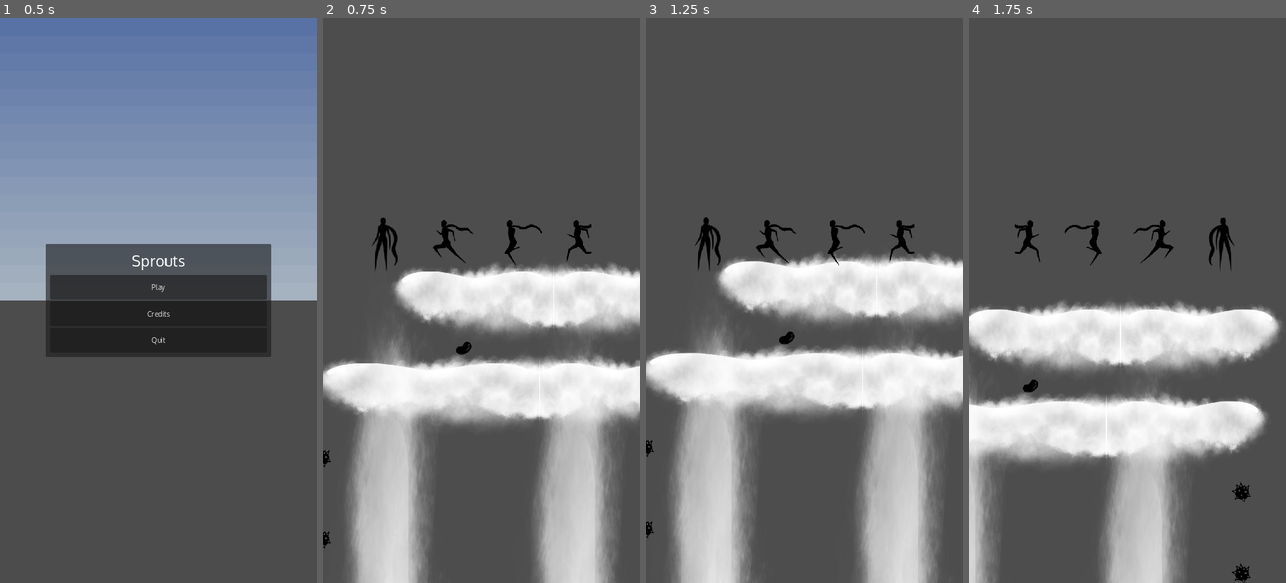
Above: before the commit, frames 1-4 (left to right).
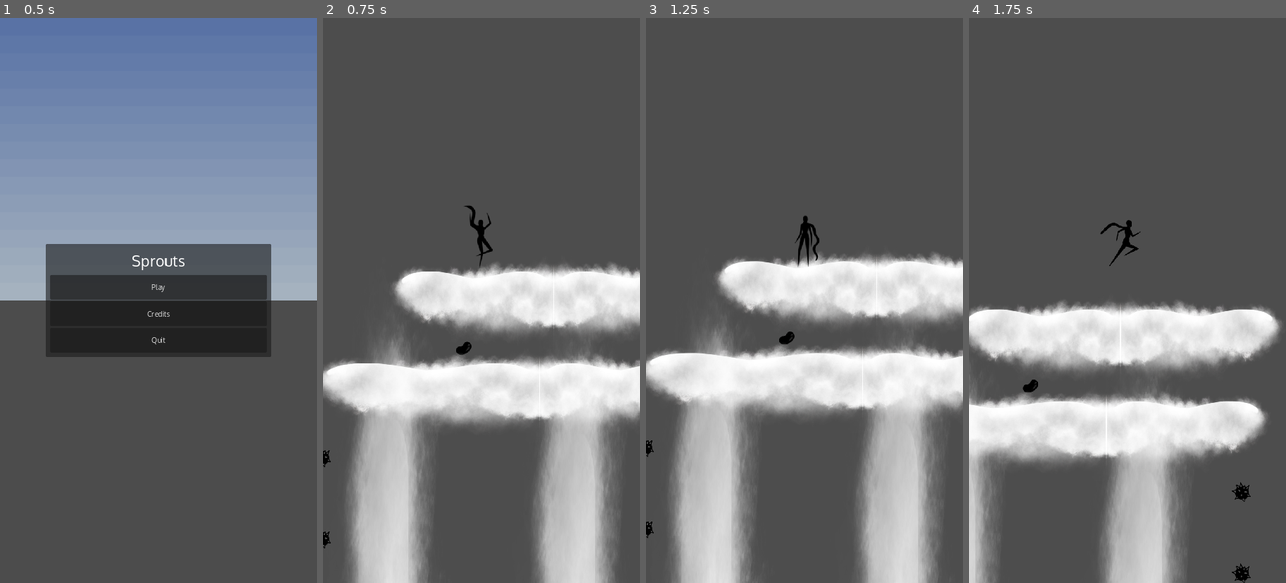
Above: after the commit, the same moments.

Repository: TylerPelaez/Sprouts
Game: Godot game, scene res://Levels/Main_Menu.tscn
Same seed, same stepped clock (60 frames per second), same inputs: the game is played once before the commit and once after it. A sky picture missing from this copy of the repository is replaced by a grey-blue gradient.
Inputs:
- Up to frame 1 (0.5 s): no input
- Up to frame 2 (0.75 s): click "Play" at 0.5 s
- Up to frame 3 (1.25 s): no input
- Up to frame 4 (1.75 s): tap Enter at 1.25 s; hold D (Right) from 1.28 s (still down); tap Space (Jump) at 1.35, 1.52 s

Frame 1 is identical in both runs. In frame 2, 1.1% of the frame differs, in the area x 15-85%, y 33-45%; in frame 3, 1.1%, in the area x 15-85%, y 35-45%; in frame 4, 1.1%.

Commit message:
Add more player animations

Diff:
--- a/Prefabs/Player.tscn
+++ b/Prefabs/Player.tscn
@@ -1,8 +1,88 @@
-[gd_scene load_steps=21 format=3 uid="uid://choy0l144t1hi"]
+[gd_scene load_steps=46 format=3 uid="uid://choy0l144t1hi"]
 
 [ext_resource type="Script" path="res://Scripts/Player.gd" id="1_3wg1m"]
 [ext_resource type="Texture2D" uid="uid://c7p0ipdr5hvp3" path="res://Art/Player/RunSheet.png" id="2_y3cl2"]
 [ext_resource type="Shape2D" uid="uid://bv3lf0vgm0mcj" path="res://Prefabs/PlayerFinalShape.tres" id="3_oncjh"]
+
+[sub_resource type="Animation" id="Animation_0adjr"]
+resource_name = "IdleLeft"
+loop_mode = 1
+tracks/0/type = "value"
+tracks/0/imported = false
+tracks/0/enabled = true
+tracks/0/path = NodePath("Sprite2D:frame")
+tracks/0/interp = 1
+tracks/0/loop_wrap = true
+tracks/0/keys = {
+"times": PackedFloat32Array(0, 0.1, 0.2, 0.3, 0.4, 0.5, 0.6, 0.7, 0.8, 0.9),
+"transitions": PackedFloat32Array(1, 1, 1, 1, 1, 1, 1, 1, 1, 1),
+"update": 1,
+"values": [6, 7, 8, 9, 10, 11, 12, 13, 14, 15]
+}
+tracks/1/type = "value"
+tracks/1/imported = false
+tracks/1/enabled = true
+tracks/1/path = NodePath("Sprite2D:flip_h")
+tracks/1/interp = 1
+tracks/1/loop_wrap = true
+tracks/1/keys = {
+"times": PackedFloat32Array(0),
+"transitions": PackedFloat32Array(1),
+"update": 1,
+"values": [true]
+}
+tracks/2/type = "value"
+tracks/2/imported = false
+tracks/2/enabled = true
+tracks/2/path = NodePath("Sprite2D:offset")
+tracks/2/interp = 1
+tracks/2/loop_wrap = true
+tracks/2/keys = {
+"times": PackedFloat32Array(0),
+"transitions": PackedFloat32Array(1),
+"update": 0,
+"values": [Vector2(0, -8)]
+}
+
+[sub_resource type="Animation" id="Animation_pweg1"]
+resource_name = "IdleRight"
+loop_mode = 1
+tracks/0/type = "value"
+tracks/0/imported = false
+tracks/0/enabled = true
+tracks/0/path = NodePath("Sprite2D:flip_h")
+tracks/0/interp = 1
+tracks/0/loop_wrap = true
+tracks/0/keys = {
+"times": PackedFloat32Array(0),
+"transitions": PackedFloat32Array(1),
+"update": 1,
+"values": [false]
+}
+tracks/1/type = "value"
+tracks/1/imported = false
+tracks/1/enabled = true
+tracks/1/path = NodePath("Sprite2D:frame")
+tracks/1/interp = 1
+tracks/1/loop_wrap = true
+tracks/1/keys = {
+"times": PackedFloat32Array(0, 0.1, 0.2, 0.3, 0.4, 0.5, 0.6, 0.7, 0.8, 0.9),
+"transitions": PackedFloat32Array(1, 1, 1, 1, 1, 1, 1, 1, 1, 1),
+"update": 1,
+"values": [6, 7, 8, 9, 10, 11, 12, 13, 14, 15]
+}
+tracks/2/type = "value"
+tracks/2/imported = false
+tracks/2/enabled = true
+tracks/2/path = NodePath("Sprite2D:offset")
+tracks/2/interp = 1
+tracks/2/loop_wrap = true
+tracks/2/keys = {
+"times": PackedFloat32Array(0),
+"transitions": PackedFloat32Array(1),
+"update": 0,
+"values": [Vector2(0, -8)]
+}
 
 [sub_resource type="Animation" id="Animation_g6alo"]
 length = 0.001
@@ -137,21 +217,103 @@
 "values": [Vector2(-6, -2)]
 }
 
-[sub_resource type="Animation" id="Animation_pweg1"]
-resource_name = "IdleRight"
+[sub_resource type="Animation" id="Animation_mfvex"]
+resource_name = "JumpRight"
 length = 0.1
 loop_mode = 1
 tracks/0/type = "value"
 tracks/0/imported = false
 tracks/0/enabled = true
-tracks/0/path = NodePath("Sprite2D:frame")
-tracks/0/interp = 1
-tracks/0/loop_wrap = true
-tracks/0/keys = {
-"times": PackedFloat32Array(0),
-"transitions": PackedFloat32Array(1),
-"update": 1,
-"values": [1]
+tracks/0/path = NodePath("Sprite2D:flip_h")
+tracks/0/interp = 1
+tracks/0/loop_wrap = true
+tracks/0/keys = {
+"times": PackedFloat32Array(0),
+"transitions": PackedFloat32Array(1),
+"update": 1,
+"values": [false]
+}
+tracks/1/type = "value"
+tracks/1/imported = false
+tracks/1/enabled = true
+tracks/1/path = NodePath("Sprite2D:offset")
+tracks/1/interp = 1
+tracks/1/loop_wrap = true
+tracks/1/keys = {
+"times": PackedFloat32Array(0),
+"transitions": PackedFloat32Array(1),
+"update": 0,
+"values": [Vector2(-6, -2)]
+}
+tracks/2/type = "value"
+tracks/2/imported = false
+tracks/2/enabled = true
+tracks/2/path = NodePath("Sprite2D:frame")
+tracks/2/interp = 1
+tracks/2/loop_wrap = true
+tracks/2/keys = {
+"times": PackedFloat32Array(0),
+"transitions": PackedFloat32Array(1),
+"update": 1,
+"values": [2]
+}
+
+[sub_resource type="Animation" id="Animation_mc66i"]
+resource_name = "JumpLeft"
+length = 0.1
+loop_mode = 1
+tracks/0/type = "value"
+tracks/0/imported = false
+tracks/0/enabled = true
+tracks/0/path = NodePath("Sprite2D:flip_h")
+tracks/0/interp = 1
+tracks/0/loop_wrap = true
+tracks/0/keys = {
+"times": PackedFloat32Array(0),
+"transitions": PackedFloat32Array(1),
+"update": 1,
+"values": [true]
+}
+tracks/1/type = "value"
+tracks/1/imported = false
+tracks/1/enabled = true
+tracks/1/path = NodePath("Sprite2D:offset")
+tracks/1/interp = 1
+tracks/1/loop_wrap = true
+tracks/1/keys = {
+"times": PackedFloat32Array(0),
+"transitions": PackedFloat32Array(1),
+"update": 0,
+"values": [Vector2(6, -2)]
+}
+tracks/2/type = "value"
+tracks/2/imported = false
+tracks/2/enabled = true
+tracks/2/path = NodePath("Sprite2D:frame")
+tracks/2/interp = 1
+tracks/2/loop_wrap = true
+tracks/2/keys = {
+"times": PackedFloat32Array(0),
+"transitions": PackedFloat32Array(1),
+"update": 1,
+"values": [2]
+}
+
+[sub_resource type="Animation" id="Animation_km684"]
+resource_name = "FallingRight"
+length = 0.3
+loop_mode = 1
+tracks/0/type = "value"
+tracks/0/imported = false
+tracks/0/enabled = true
+tracks/0/path = NodePath("Sprite2D:frame")
+tracks/0/interp = 1
+tracks/0/loop_wrap = true
+tracks/0/keys = {
+"times": PackedFloat32Array(0, 0.1, 0.2),
+"transitions": PackedFloat32Array(1, 1, 1),
+"update": 1,
+"values": [17, 18, 19]
 }
 tracks/1/type = "value"
 tracks/1/imported = false
@@ -175,24 +337,23 @@
 "times": PackedFloat32Array(0),
 "transitions": PackedFloat32Array(1),
 "update": 0,
-"values": [Vector2(-6, -2)]
-}
-
-[sub_resource type="Animation" id="Animation_0adjr"]
-resource_name = "IdleLeft"
-length = 0.1
-loop_mode = 1
-tracks/0/type = "value"
-tracks/0/imported = false
-tracks/0/enabled = true
-tracks/0/path = NodePath("Sprite2D:frame")
-tracks/0/interp = 1
-tracks/0/loop_wrap = true
-tracks/0/keys = {
-"times": PackedFloat32Array(0),
-"transitions": PackedFloat32Array(1),
-"update": 1,
-"values": [1]
+"values": [Vector2(-22, -18)]
+}
+
+[sub_resource type="Animation" id="Animation_vfaha"]
+resource_name = "StartFallingRight"
+length = 0.3
+tracks/0/type = "value"
+tracks/0/imported = false
+tracks/0/enabled = true
+tracks/0/path = NodePath("Sprite2D:frame")
+tracks/0/interp = 1
+tracks/0/loop_wrap = true
+tracks/0/keys = {
+"times": PackedFloat32Array(0.00435258),
+"transitions": PackedFloat32Array(1),
+"update": 1,
+"values": [16]
 }
 tracks/1/type = "value"
 tracks/1/imported = false
@@ -204,6 +365,46 @@
 "times": PackedFloat32Array(0),
 "transitions": PackedFloat32Array(1),
 "update": 1,
+"values": [false]
+}
+tracks/2/type = "value"
+tracks/2/imported = false
+tracks/2/enabled = true
+tracks/2/path = NodePath("Sprite2D:offset")
+tracks/2/interp = 1
+tracks/2/loop_wrap = true
+tracks/2/keys = {
+"times": PackedFloat32Array(0),
+"transitions": PackedFloat32Array(1),
+"update": 0,
+"values": [Vector2(-22, -18)]
+}
+
+[sub_resource type="Animation" id="Animation_6spa1"]
+resource_name = "StartFallingLeft"
+length = 0.3
+tracks/0/type = "value"
+tracks/0/imported = false
+tracks/0/enabled = true
+tracks/0/path = NodePath("Sprite2D:frame")
+tracks/0/interp = 1
+tracks/0/loop_wrap = true
+tracks/0/keys = {
+"times": PackedFloat32Array(0.00435258),
+"transitions": PackedFloat32Array(1),
+"update": 1,
+"values": [16]
+}
+tracks/1/type = "value"
+tracks/1/imported = false
+tracks/1/enabled = true
+tracks/1/path = NodePath("Sprite2D:flip_h")
+tracks/1/interp = 1
+tracks/1/loop_wrap = true
+tracks/1/keys = {
+"times": PackedFloat32Array(0),
+"transitions": PackedFloat32Array(1),
+"update": 1,
 "values": [true]
 }
 tracks/2/type = "value"
@@ -216,17 +417,77 @@
 "times": PackedFloat32Array(0),
 "transitions": PackedFloat32Array(1),
 "update": 0,
-"values": [Vector2(6, -2)]
+"values": [Vector2(22, -18)]
+}
+
+[sub_resource type="Animation" id="Animation_n6mwe"]
+resource_name = "FallingLeft"
+length = 0.3
+loop_mode = 1
+tracks/0/type = "value"
+tracks/0/imported = false
+tracks/0/enabled = true
+tracks/0/path = NodePath("Sprite2D:frame")
+tracks/0/interp = 1
+tracks/0/loop_wrap = true
+tracks/0/keys = {
+"times": PackedFloat32Array(0, 0.1, 0.2),
+"transitions": PackedFloat32Array(1, 1, 1),
+"update": 1,
+"values": [17, 18, 19]
+}
+tracks/1/type = "value"
+tracks/1/imported = false
+tracks/1/enabled = true
+tracks/1/path = NodePath("Sprite2D:flip_h")
+tracks/1/interp = 1
+tracks/1/loop_wrap = true
+tracks/1/keys = {
+"times": PackedFloat32Array(0),
+"transitions": PackedFloat32Array(1),
+"update": 1,
+"values": [true]
+}
+tracks/2/type = "value"
+tracks/2/imported = false
+tracks/2/enabled = true
+tracks/2/path = NodePath("Sprite2D:offset")
+tracks/2/interp = 1
+tracks/2/loop_wrap = true
+tracks/2/keys = {
+"times": PackedFloat32Array(0),
+"transitions": PackedFloat32Array(1),
+"update": 0,
+"values": [Vector2(22, -18)]
 }
 
 [sub_resource type="AnimationLibrary" id="AnimationLibrary_i23tu"]
 _data = {
+"FallingLeft": SubResource("Animation_n6mwe"),
+"FallingRight": SubResource("Animation_km684"),
 "IdleLeft": SubResource("Animation_0adjr"),
 "IdleRight": SubResource("Animation_pweg1"),
+"JumpLeft": SubResource("Animation_mc66i"),
+"JumpRight": SubResource("Animation_mfvex"),
 "RESET": SubResource("Animation_g6alo"),
 "RunLeft": SubResource("Animation_lwjd8"),
-"RunRight": SubResource("Animation_m2hkt")
-}
+"RunRight": SubResource("Animation_m2hkt"),
+"StartFallingLeft": SubResource("Animation_6spa1"),
+"StartFallingRight": SubResource("Animation_vfaha")
+}
+
+[sub_resource type="AnimationNodeAnimation" id="AnimationNodeAnimation_ro71t"]
+animation = &"FallingRight"
+
+[sub_resource type="AnimationNodeAnimation" id="AnimationNodeAnimation_muncb"]
+animation = &"FallingLeft"
+
+[sub_resource type="AnimationNodeBlendSpace1D" id="AnimationNodeBlendSpace1D_rqk38"]
+blend_point_0/node = SubResource("AnimationNodeAnimation_ro71t")
+blend_point_0/pos = 1.0
+blend_point_1/node = SubResource("AnimationNodeAnimation_muncb")
+blend_point_1/pos = -1.0
+blend_mode = 1
 
 [sub_resource type="AnimationNodeAnimation" id="AnimationNodeAnimation_iocrw"]
 animation = &"IdleRight"
@@ -239,6 +500,19 @@
 blend_point_0/pos = 1.0
 blend_point_1/node = SubResource("AnimationNodeAnimation_7fo10")
 blend_point_1/pos = -1.0
+
+[sub_resource type="AnimationNodeAnimation" id="AnimationNodeAnimation_kp7et"]
+animation = &"JumpRight"
+
+[sub_resource type="AnimationNodeAnimation" id="AnimationNodeAnimation_gmctx"]
+animation = &"JumpLeft"
+
+[sub_resource type="AnimationNodeBlendSpace1D" id="AnimationNodeBlendSpace1D_0x2y8"]
+blend_point_0/node = SubResource("AnimationNodeAnimation_kp7et")
+blend_point_0/pos = 1.0
+blend_point_1/node = SubResource("AnimationNodeAnimation_gmctx")
+blend_point_1/pos = -1.0
+blend_mode = 1
 
 [sub_resource type="AnimationNodeAnimation" id="AnimationNodeAnimation_4x187"]
 animation = &"RunRight"
@@ -253,20 +527,60 @@
 blend_point_1/pos = -1.0
 blend_mode = 1
 
-[sub_resource type="AnimationNodeStateMachineTransition" id="AnimationNodeStateMachineTransition_u54gd"]
+[sub_resource type="AnimationNodeAnimation" id="AnimationNodeAnimation_atvoa"]
+animation = &"StartFallingRight"
+
+[sub_resource type="AnimationNodeAnimation" id="AnimationNodeAnimation_hqcqn"]
+animation = &"StartFallingLeft"
+
+[sub_resource type="AnimationNodeBlendSpace1D" id="AnimationNodeBlendSpace1D_qdjsf"]
+blend_point_0/node = SubResource("AnimationNodeAnimation_atvoa")
+blend_point_0/pos = 1.0
+blend_point_1/node = SubResource("AnimationNodeAnimation_hqcqn")
+blend_point_1/pos = -1.0
+blend_mode = 1
+
+[sub_resource type="AnimationNodeStateMachineTransition" id="AnimationNodeStateMachineTransition_njxoo"]
+
+[sub_resource type="AnimationNodeStateMachineTransition" id="AnimationNodeStateMachineTransition_r1wer"]
+
+[sub_resource type="AnimationNodeStateMachineTransition" id="AnimationNodeStateMachineTransition_w0dap"]
+
+[sub_resource type="AnimationNodeStateMachineTransition" id="AnimationNodeStateMachineTransition_uvyyj"]
+
+[sub_resource type="AnimationNodeStateMachineTransition" id="AnimationNodeStateMachineTransition_2inu1"]
+
+[sub_resource type="AnimationNodeStateMachineTransition" id="AnimationNodeStateMachineTransition_cj4ef"]
+
+[sub_resource type="AnimationNodeStateMachineTransition" id="AnimationNodeStateMachineTransition_l036c"]
+
+[sub_resource type="AnimationNodeStateMachineTransition" id="AnimationNodeStateMachineTransition_wrj23"]
+
+[sub_resource type="AnimationNodeStateMachineTransition" id="AnimationNodeStateMachineTransition_bpf2f"]
+
+[sub_resource type="AnimationNodeStateMachineTransition" id="AnimationNodeStateMachineTransition_qmjxw"]
+
+[sub_resource type="AnimationNodeStateMachineTransition" id="AnimationNodeStateMachineTransition_fqh7r"]
+
+[sub_resource type="AnimationNodeStateMachineTransition" id="AnimationNodeStateMachineTransition_yemsw"]
+
+[sub_resource type="AnimationNodeStateMachineTransition" id="AnimationNodeStateMachineTransition_8ahgo"]
 advance_mode = 2
 
-[sub_resource type="AnimationNodeStateMachineTransition" id="AnimationNodeStateMachineTransition_njxoo"]
-
-[sub_resource type="AnimationNodeStateMachineTransition" id="AnimationNodeStateMachineTransition_r1wer"]
-
 [sub_resource type="AnimationNodeStateMachine" id="AnimationNodeStateMachine_300bm"]
+states/Falling/node = SubResource("AnimationNodeBlendSpace1D_rqk38")
+states/Falling/position = Vector2(272, 236)
 states/Idle/node = SubResource("AnimationNodeBlendSpace1D_cw8ca")
-states/Idle/position = Vector2(374, 156)
+states/Idle/position = Vector2(407, 162)
+states/Jump/node = SubResource("AnimationNodeBlendSpace1D_0x2y8")
+states/Jump/position = Vector2(596, 207)
 states/Run/node = SubResource("AnimationNodeBlendSpace1D_73mfp")
-states/Run/position = Vector2(382, 90)
-states/Start/position = Vector2(183, 90)
-transitions = ["Start", "Run", SubResource("AnimationNodeStateMachineTransition_u54gd"), "Run", "Idle", SubResource("AnimationNodeStateMachineTransition_njxoo"), "Idle", "Run", SubResource("AnimationNodeStateMachineTransition_r1wer")]
+states/Run/position = Vector2(391, 49)
+states/Start/position = Vector2(28, 71)
+states/StartFalling/node = SubResource("AnimationNodeBlendSpace1D_qdjsf")
+states/StartFalling/position = Vector2(459, 293)
+transitions = ["Run", "Idle", SubResource("AnimationNodeStateMachineTransition_njxoo"), "Idle", "Run", SubResource("AnimationNodeStateMachineTransition_r1wer"), "Idle", "Jump", SubResource("AnimationNodeStateMachineTransition_w0dap"), "Jump", "Idle", SubResource("AnimationNodeStateMachineTransition_uvyyj"), "Falling", "Idle", SubResource("AnimationNodeStateMachineTransition_2inu1"), "Idle", "Falling", SubResource("AnimationNodeStateMachineTransition_cj4ef"), "Jump", "Falling", SubResource("AnimationNodeStateMachineTransition_l036c"), "Run", "Jump", SubResource("AnimationNodeStateMachineTransition_wrj23"), "Falling", "Jump", SubResource("AnimationNodeStateMachineTransition_bpf2f"), "Jump", "Run", SubResource("AnimationNodeStateMachineTransition_qmjxw"), "Falling", "Run", SubResource("AnimationNodeStateMachineTransition_fqh7r"), "Run", "Falling", SubResource("AnimationNodeStateMachineTransition_yemsw"), "Start", "Idle", SubResource("AnimationNodeStateMachineTransition_8ahgo")]
+graph_offset = Vector2(-202, 34)
 
 [sub_resource type="AnimationNodeStateMachinePlayback" id="AnimationNodeStateMachinePlayback_7celx"]
 
@@ -280,7 +594,7 @@
 [node name="Sprite2D" type="Sprite2D" parent="."]
 texture = ExtResource("2_y3cl2")
 offset = Vector2(-6, -2)
-hframes = 6
+hframes = 20
 
 [node name="CollisionShape2D" type="CollisionShape2D" parent="."]
 shape = ExtResource("3_oncjh")
@@ -308,8 +622,11 @@
 tree_root = SubResource("AnimationNodeStateMachine_300bm")
 anim_player = NodePath("../AnimationPlayer")
 parameters/playback = SubResource("AnimationNodeStateMachinePlayback_7celx")
+parameters/Falling/blend_position = 0
 parameters/Idle/blend_position = 0
+parameters/Jump/blend_position = 0
 parameters/Run/blend_position = 0
+parameters/StartFalling/blend_position = 0
 
 [node name="PlayerCompanionCenter" type="Marker2D" parent="."]
 position = Vector2(0, -24)
--- a/Scripts/Player.gd
+++ b/Scripts/Player.gd
@@ -36,8 +36,11 @@
 	if not is_on_floor():
 		velocity.y += gravity * delta
 		velocity.y = sign(velocity.y) *  min(abs(velocity.y), MAX_FALL_SPEED)
+		if sign(velocity.y) != sign(up_direction.y):
+			# We're falling
+			animation_state.travel("Falling")
+
 		was_on_ground = false
-		animation_state.travel("Idle")
 	else:
 		coyote_timer.start()
 		jumped = false
@@ -59,21 +62,26 @@
 			do_jump = true
 
 	if do_jump:
+		animation_state.travel("Jump")
 		MusicController.play_jump_sound()
 		velocity.y = JUMP_VELOCITY * -up_direction.y
 
 	var direction = Input.get_axis("Left", "Right")
 	if direction:
 		velocity.x = direction * SPEED
-		if is_on_floor():
+		if is_on_floor() and !do_jump:
 			animation_state.travel("Run")
 
 		post_grav_change_input_check()
 		animation_tree.set("parameters/Run/blend_position", velocity.x)
 		animation_tree.set("parameters/Idle/blend_position", velocity.x)
+		animation_tree.set("parameters/Jump/blend_position", velocity.x)
+		animation_tree.set("parameters/StartFalling/blend_position", velocity.x)
+		animation_tree.set("parameters/Falling/blend_position", velocity.x)
 	else:
 		velocity.x = move_toward(velocity.x, 0, SPEED)
-		animation_state.travel("Idle")
+		if is_on_floor() and !do_jump:
+			animation_state.travel("Idle")
 
 	move_and_slide()
 
Binary file changed: Art/Player/RunDownscaled.aseprite
Binary file changed: Art/Player/RunSheet.png
